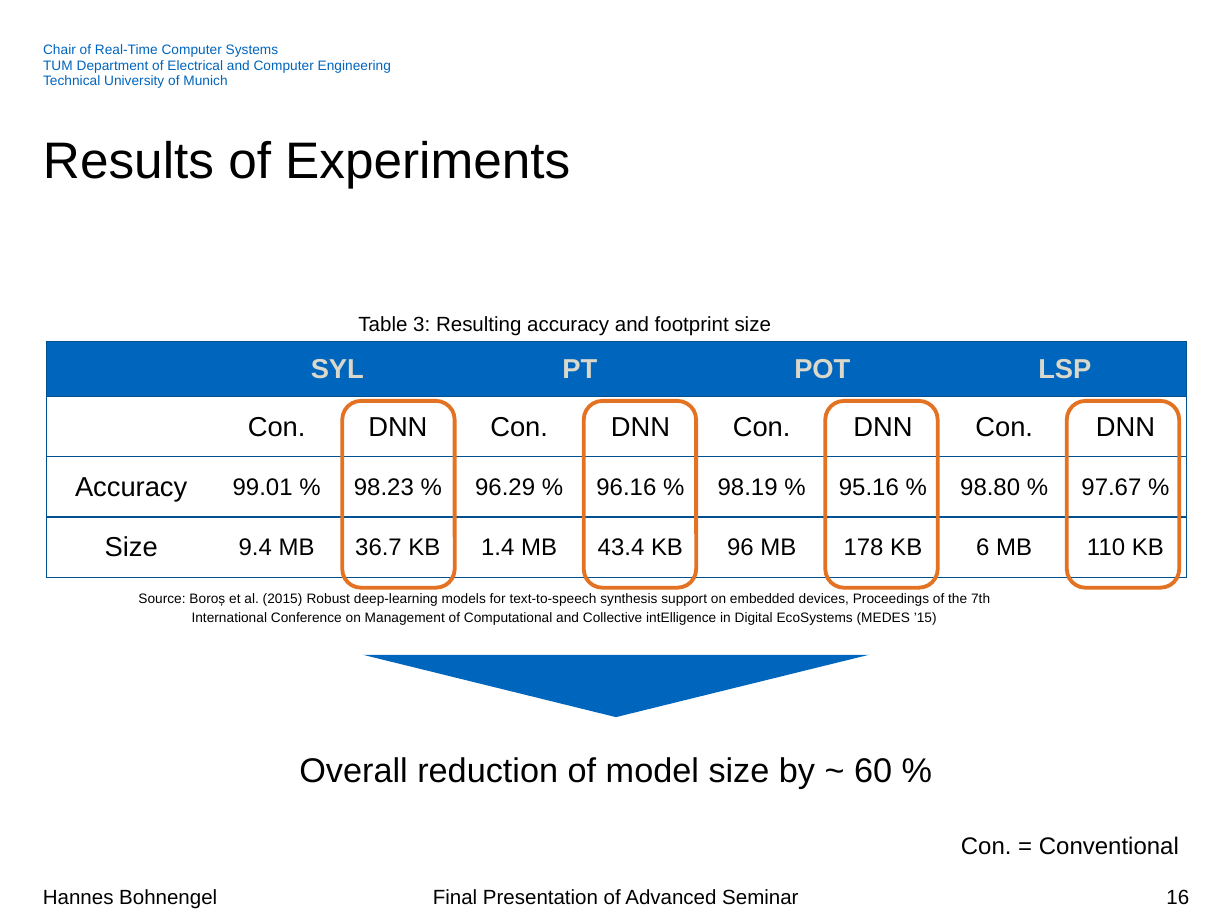
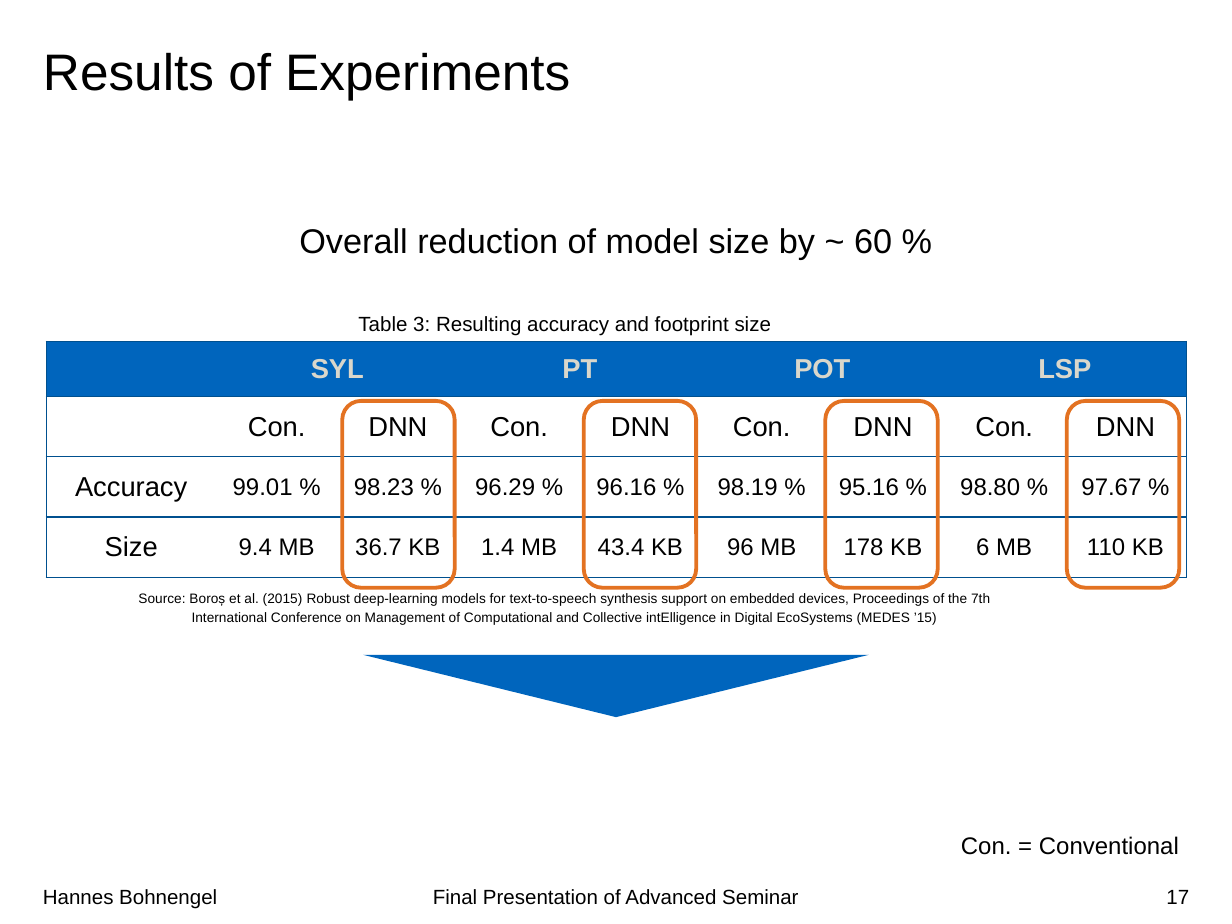
Before and after one commit to hannesb0/deeplearning, a slide deck: slide 17 of pres/Final_Presentation_V02.pptx (slide 16 before the commit). Drawn at 1232x924 pixels with LibreOffice and Linux fonts; fonts in the diff are those of the drawing; background and template pictures are left out. Boxes give left, top, right and bottom in pixels: in the first picture for what was removed or moved away, otherwise in the second. Text is boxed around its words. In the diff, an @@ line names an element or a change of style, - is before the commit and + after.

```diff
--- a/pres/Final_Presentation_V02.pptx
+++ b/pres/Final_Presentation_V02.pptx
@@ title "Results of Experiments": place and size @@
-title "Results of Experiments" at bbox=[43, 140, 570, 188]
+title "Results of Experiments" at bbox=[43, 52, 570, 100]
@@ text removed at bbox=[43, 44, 391, 88] @@
-Chair of Real-Time Computer Systems
-TUM Department of Electrical and Computer Engineering
-Technical University of Munich
@@ text "Overall reduction of model size ...": place and size @@
-text "Overall reduction of model size ..." at bbox=[299, 757, 892, 789]
+text "Overall reduction of model size ..." at bbox=[299, 228, 892, 260]
@@ page number at bbox=[1166, 890, 1189, 904]: text changed @@
-16
+17
```
Also in this commit, not shown: 22 other slides changed, 1 slide added, 6 other files.
